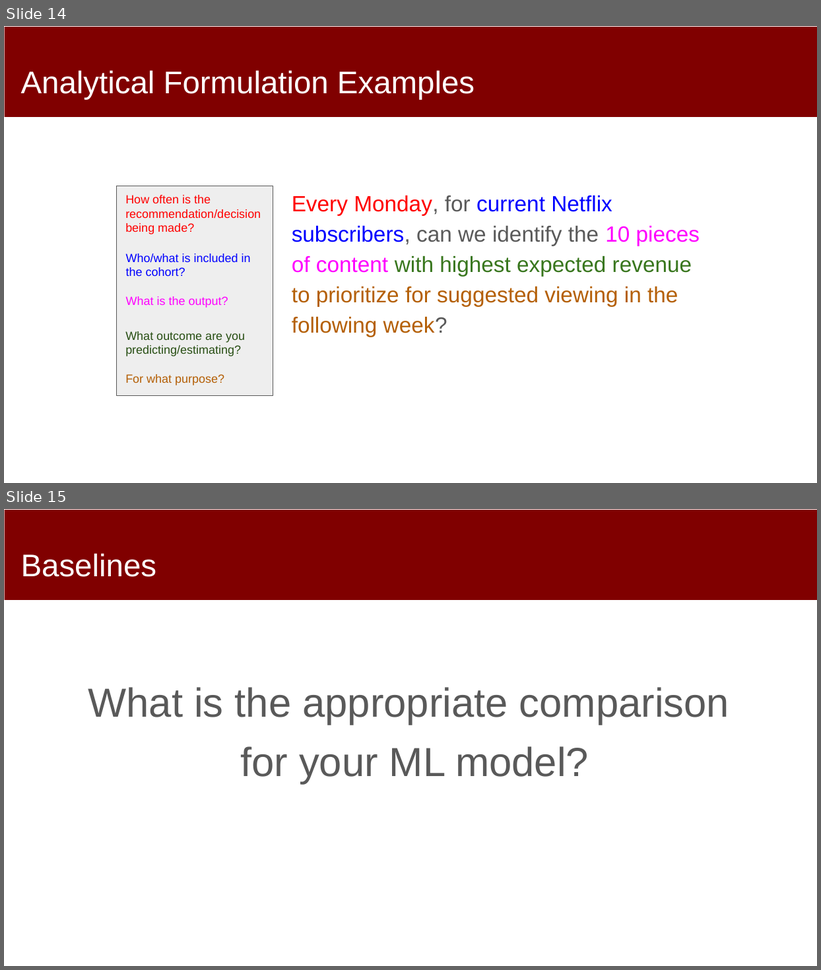
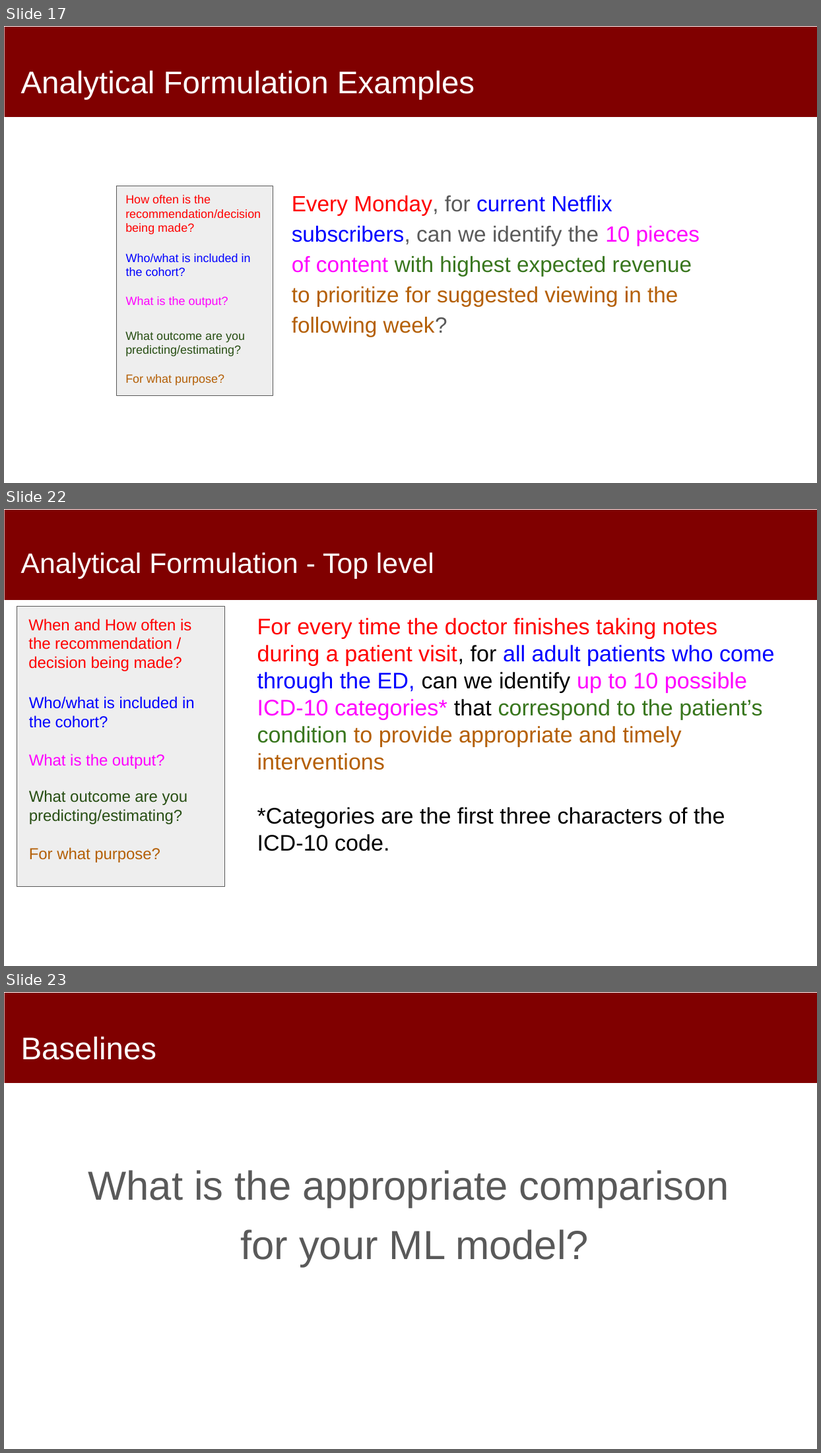
Before and after one commit to dssg/mlforpublicpolicylab, a slide deck: Lectures/07-formulation-and-baselines.pptx. Shown one above the other, each under a label of ours: slides 14 and 15 before the commit, slides 17, 22 and 23 after it; the slides between them are not shown. The pictures are 821x970 and 821x1453 pixels, drawn with LibreOffice and Linux fonts; fonts in the diff are those of the drawing. Boxes give left, top, right and bottom in pixels: in the first picture for what was removed or moved away, otherwise in the second. Text is boxed around its words. In the diff, an @@ line names an element or a change of style, - is before the commit and + after.

Commit message:
formulation slides

```diff
--- a/Lectures/07-formulation-and-baselines.pptx
+++ b/Lectures/07-formulation-and-baselines.pptx
@@ slide 22 added at bbox=[4, 509, 817, 966], background #FFFFFF; not listed: 1 template element that a slide beside it also shows @@
@@ title added at bbox=[21, 553, 434, 579], 33.3 pt, text #FFFFFF @@
+Analytical Formulation - Top level
@@ rectangle added at bbox=[17, 607, 225, 887], fill #EEEEEE, outline #595959 0.75 pt @@
@@ text added at bbox=[257, 618, 774, 852], 26.7 pt, text #000000 @@
+For every time the doctor finishes taking notes during a patient visit, for all adult patients who come through the ED, can we identify up to 10 possible ICD-10 categories* that correspond to the patient’s condition to provide appropriate and timely interventions
+*Categories are the first three characters of the ICD-10 code.
@@ group added at bbox=[28, 619, 195, 863]: 4 texts @@
+When and How often is the recommendation / decision being made?
+Who/what is included in the cohort?
+What is the output?
+What outcome are you predicting/estimating?
+For what purpose?
@@ what was slide 14 is now slide 17 @@
@@ what was slide 15 is now slide 23 @@
```
Also in this commit, not shown: 1 slide changed, 8 other slides added, 2 slides removed.
